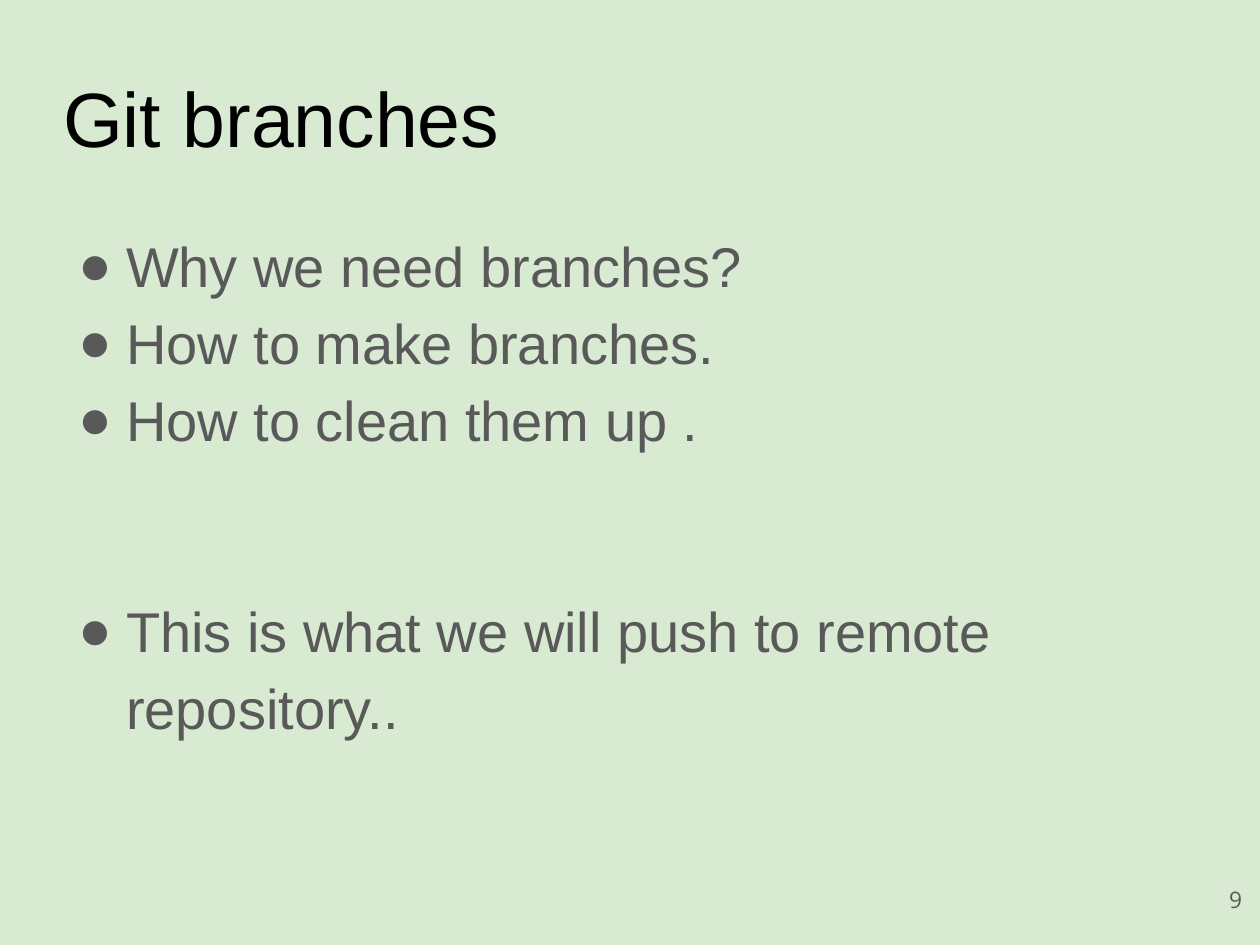
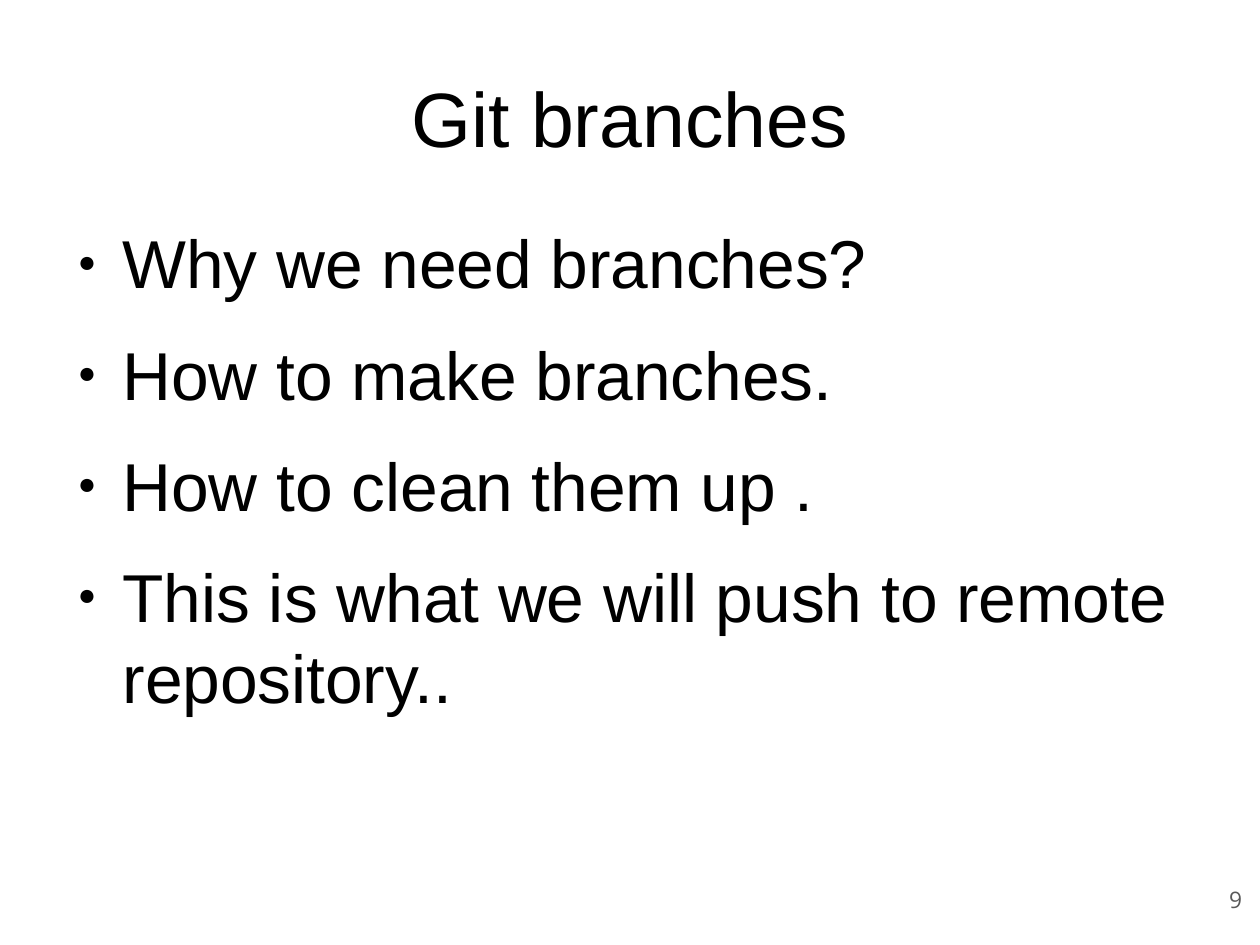
Before and after one commit to rickvek/Workshop-GIT, a slide deck: slide 9 of Git-Workshop.odp. Drawn at 1260x945 pixels with LibreOffice and Linux fonts; fonts in the diff are those of the drawing. Boxes give left, top, right and bottom in pixels: in the first picture for what was removed or moved away, otherwise in the second. Text is boxed around its words. In the diff, an @@ line names an element or a change of style, - is before the commit and + after.

```diff
--- a/Git-Workshop.odp
+++ b/Git-Workshop.odp
@@ background #D9EAD3 to #FFFFFF @@
@@ title "Git branches" at box(411, 91, 848, 148): alignment left to centre @@
@@ text "Why we need branches?" at box(123, 239, 1166, 716): size 32 to 38.7 pt, text colour #595959 to #000000; indent changed; line spacing 1.15 to 1; more space between paragraphs; bullet colour #595959 to #000000 @@
```
Also in this commit, not shown: 35 other slides changed, 1 slide added, 2 other files.
